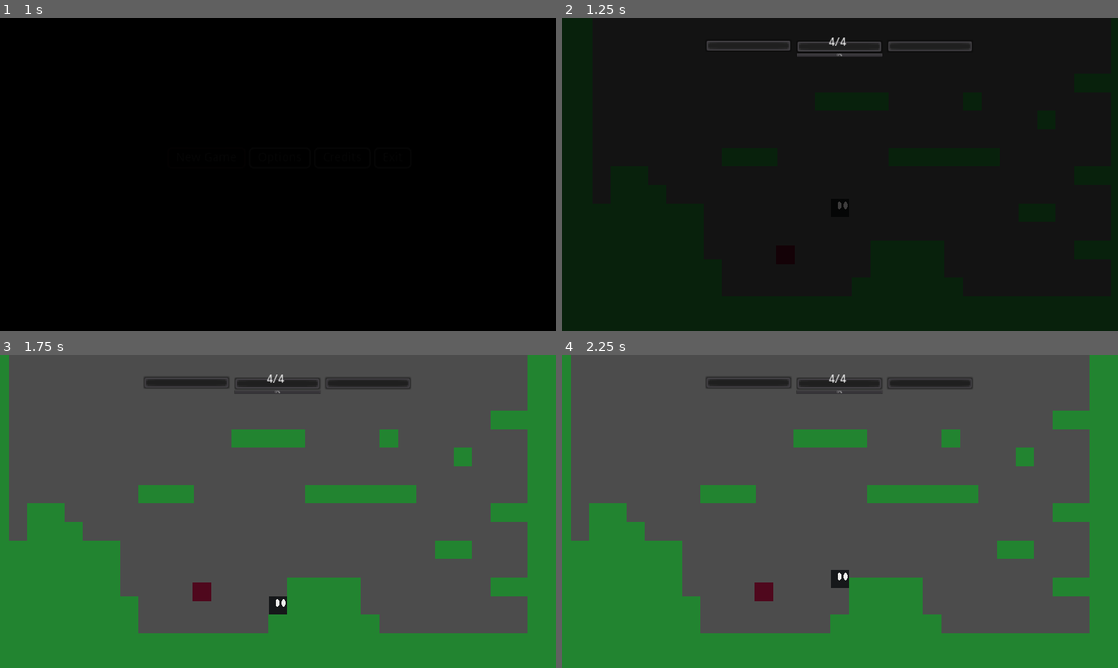
Above: before the commit, frames 1-4 (two rows, left to right).
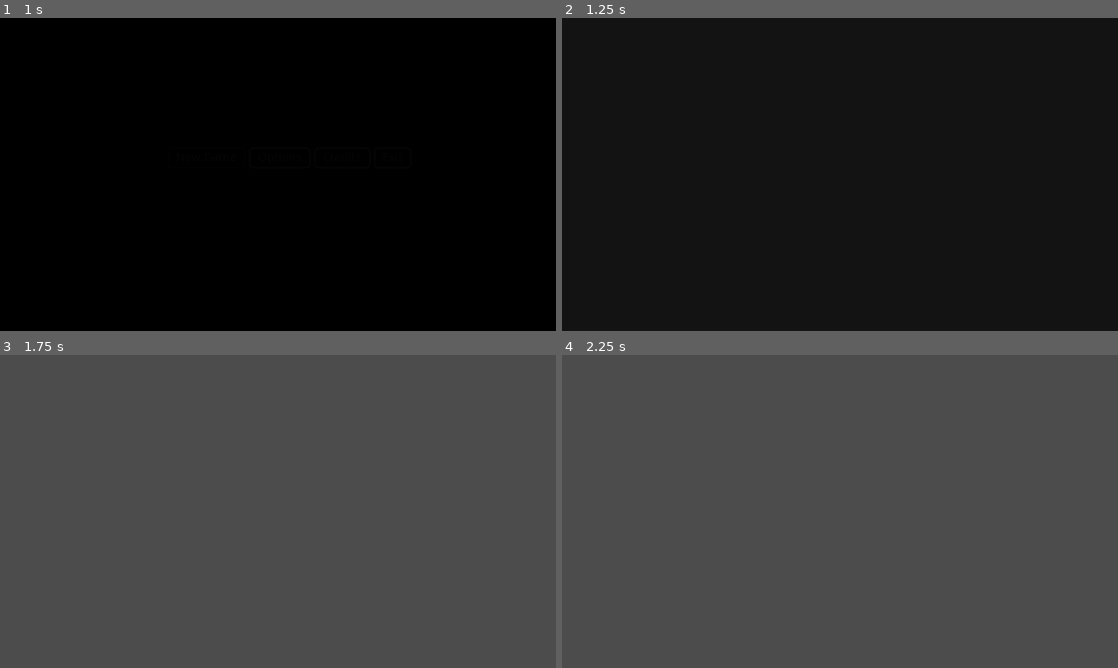
Above: after the commit, the same moments.

Repository: korvato-prime/hyperdimensional-knight
Game: Godot game, scene res://interface/TitleSceen.tscn
Two runs of this game, one before a commit and one after it. Both use one fixed random seed, a clock stepped at 60 frames per second and the inputs below.
Inputs:
- Up to frame 1 (1 s): click "New Game" at 0.5 s
- Up to frame 2 (1.25 s): no input
- Up to frame 3 (1.75 s): hold Right (ui_right) from 1.28 s (still down); hold Z (confirm) from 1.28 s (still down); tap Up (jump) at 1.52 s
- Up to frame 4 (2.25 s): tap Enter at 2 s; release Right (ui_right) at 2.03 s; release Z (confirm) at 2.03 s; hold Down (ui_down) from 2.03 s (still down); tap Z (confirm) at 2.1 s

Frame 1 is identical in both runs. In frame 2, 0.6% of the frame differs, in the area x 26-74%, y 6-62%; in frame 3, 33%, in the area x 0-100%, y 0-100%; in frame 4, 33%.

Commit message:
Add files via upload

Diff:
--- a/levels/Level_1.tscn
+++ b/levels/Level_1.tscn
@@ -5,6 +5,7 @@
 [ext_resource path="res://levels/tiles/dangerous.png" type="Texture" id=3]
 [ext_resource path="res://levels/UI.gd" type="Script" id=4]
 [ext_resource path="res://player/Player.tscn" type="PackedScene" id=5]
+[ext_resource path="res://multiuse_resources/Hazard.tscn" type="PackedScene" id=6]
 
 [sub_resource type="ConvexPolygonShape2D" id=1]
 points = PoolVector2Array( 0, 0, 64, 0, 64, 64, 0, 64 )
@@ -47,9 +48,6 @@
 "shape_transform": Transform2D( 1, 0, 0, 1, 0, 0 )
 } ]
 0/z_index = 0
-
-[sub_resource type="RectangleShape2D" id=5]
-extents = Vector2( 31.3388, 31.9549 )
 
 [node name="Level 1" type="Node2D"]
 script = ExtResource( 1 )
@@ -116,7 +114,6 @@
 margin_bottom = 135.0
 
 [node name="player" parent="." instance=ExtResource( 5 )]
-editor/display_folded = true
 position = Vector2( 918.892, 624.64 )
 collision_mask = 2
 
@@ -131,20 +128,9 @@
 drag_margin_right = 0.0
 drag_margin_bottom = 0.0
 
-[node name="Hazard" type="Node2D" parent="."]
-
-[node name="HazardArea" type="Area2D" parent="Hazard"]
-position = Vector2( 730.871, 880.655 )
-__meta__ = {
-"_edit_group_": true
-}
-
-[node name="Sprite" type="Sprite" parent="Hazard/HazardArea"]
-self_modulate = Color( 0.498039, 0.27451, 0.6, 1 )
+[node name="Sprite" type="Sprite" parent="."]
+modulate = Color( 0.933333, 0.0823529, 0.0823529, 0.458824 )
+position = Vector2( 718.728, 757.086 )
 texture = ExtResource( 3 )
 
-[node name="CollisionShape2D" type="CollisionShape2D" parent="Hazard/HazardArea"]
-position = Vector2( -0.012146, -0.105652 )
-shape = SubResource( 5 )
-
-[connection signal="body_entered" from="Hazard/HazardArea" to="." method="_on_HazardArea_body_entered"]
+[node name="Hazard" parent="Sprite" instance=ExtResource( 6 )]
